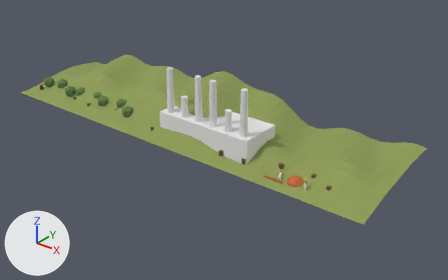
Two versions of the FBX model Assets/Integrante4/Art/Grecia/grecia_bg_mid.fbx, one commit apart.
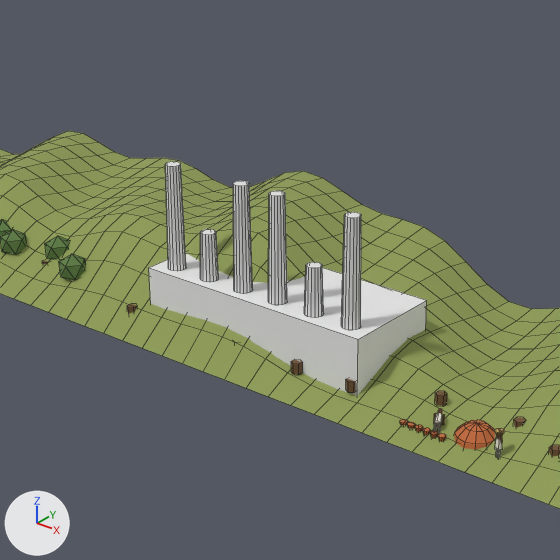
Old and new are each drawn whole from a camera (50 mm lens) standing at (52.7, -51.7, 36.3) and looking at (4.6, 8.4, -1.0) and again close up on the part from 22% to 74% of the width and 0% to 83% of the height. The axes (+X, +Y, +Z) are drawn at lower left. The lights are the same throughout. The first two pictures are the older version. The close-ups show mesh edges as thin lines. Where no turn or scale is listed for an object, it has been applied to the vertices.

Objects in the first close-up: 'grecia_bg_mid'.
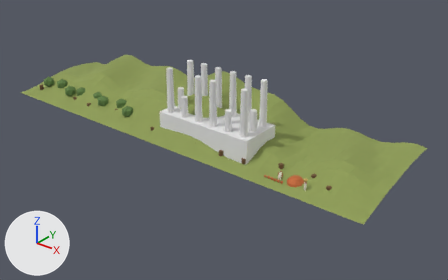
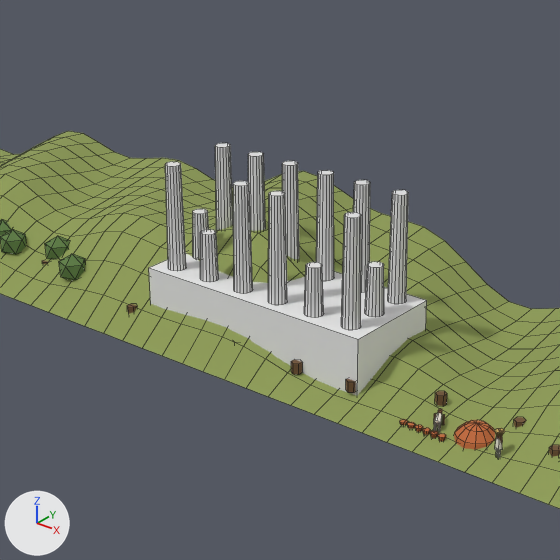
The change, as JSON lines over the scene's bpy script:
```json
{"block": "me_grecia_bg_mid", "where": "# used by ob_grecia_bg_mid; location = (0.0, 0.0, 0.0)"}
{"op": "remove", "block": "me_grecia_bg_mid", "code": "me_grecia_bg_mid.from_pydata(...)  # 1369 vertices, 1124 faces; spans x -30.0..30.0, y 0.0..16.0, z -1.2..9.8"}
{"op": "add", "block": "me_grecia_bg_mid", "code": "me_grecia_bg_mid.from_pydata(...)  # 1625 vertices, 1268 faces; spans x -30.0..30.0, y 0.0..16.0, z -1.2..9.8"}
{"block": "me_grecia_bg_mid", "change": "me_grecia_bg_mid part 1: a new loose piece, a 16-sided cylinder along z spanning x -0.5..0.5, y 6.5..7.5, z 3.8..9.8, in mat_grecia_bg_stone (white #e7e7e7)"}
{"block": "me_grecia_bg_mid", "change": "me_grecia_bg_mid part 2: a new loose piece, a 16-sided cylinder along z spanning x 1.9..2.9, y 6.5..7.5, z 3.8..9.8, in mat_grecia_bg_stone (white #e7e7e7)"}
{"block": "me_grecia_bg_mid", "change": "me_grecia_bg_mid part 3: a new loose piece, a 16-sided cylinder along z spanning x 4.3..5.3, y 6.5..7.5, z 3.8..9.8, in mat_grecia_bg_stone (white #e7e7e7)"}
{"block": "me_grecia_bg_mid", "change": "me_grecia_bg_mid part 4: a new loose piece, a 16-sided cylinder along z spanning x 6.7..7.7, y 6.5..7.5, z 3.8..9.8, in mat_grecia_bg_stone (white #e7e7e7)"}
{"block": "me_grecia_bg_mid", "change": "me_grecia_bg_mid part 5: a new loose piece, a 16-sided cylinder along z spanning x 9.1..10.1, y 6.5..7.5, z 3.8..9.8, in mat_grecia_bg_stone (white #e7e7e7)"}
{"block": "me_grecia_bg_mid", "change": "me_grecia_bg_mid part 6: a new loose piece, a 16-sided cylinder along z spanning x 11.5..12.5, y 6.5..7.5, z 3.8..9.8, in mat_grecia_bg_stone (white #e7e7e7)"}
{"block": "me_grecia_bg_mid", "change": "me_grecia_bg_mid part 7: a new loose piece, a 16-sided cylinder along z spanning x -0.5..0.5, y 4.5..5.5, z 3.8..6.5, in mat_grecia_bg_stone (white #e7e7e7)"}
{"block": "me_grecia_bg_mid", "change": "me_grecia_bg_mid part 8: a new loose piece, a 16-sided cylinder along z spanning x 11.5..12.5, y 4.5..5.5, z 3.8..6.5, in mat_grecia_bg_stone (white #e7e7e7)"}
```

Location of each change, (x1, y1, x2, y2) in pixels of the close-ups (560 x 560 px):
```json
{"part": 1, "of": "me_grecia_bg_mid", "change": "added", "after": [215, 143, 233, 230]}
{"part": 2, "of": "me_grecia_bg_mid", "change": "added", "after": [248, 152, 266, 231]}
{"part": 3, "of": "me_grecia_bg_mid", "change": "added", "after": [282, 161, 299, 259]}
{"part": 4, "of": "me_grecia_bg_mid", "change": "added", "after": [316, 170, 334, 281]}
{"part": 5, "of": "me_grecia_bg_mid", "change": "added", "after": [353, 180, 370, 293]}
{"part": 6, "of": "me_grecia_bg_mid", "change": "added", "after": [388, 190, 408, 304]}
{"part": 7, "of": "me_grecia_bg_mid", "change": "added", "after": [193, 209, 209, 260]}
{"part": 8, "of": "me_grecia_bg_mid", "change": "added", "after": [365, 261, 384, 317]}
```
